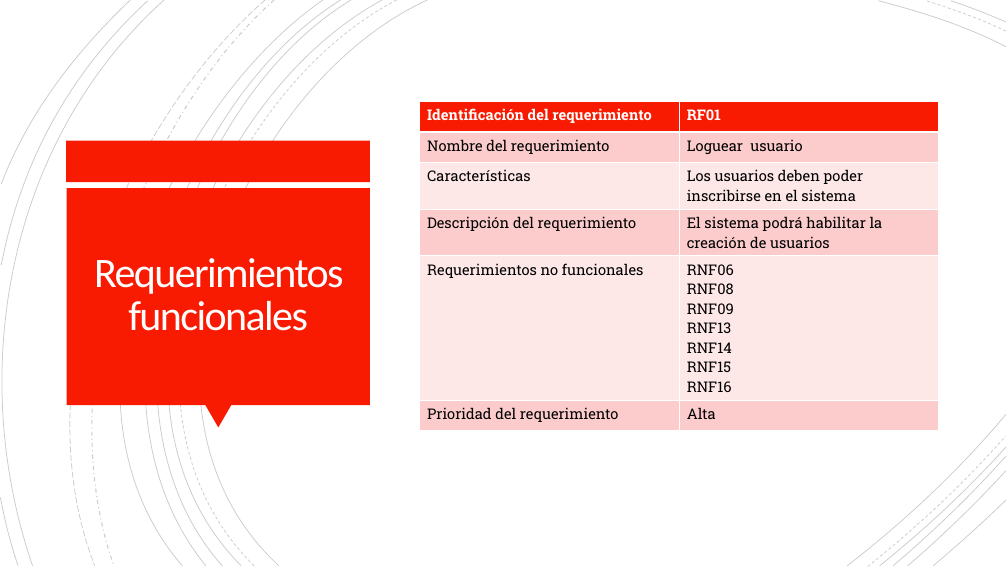
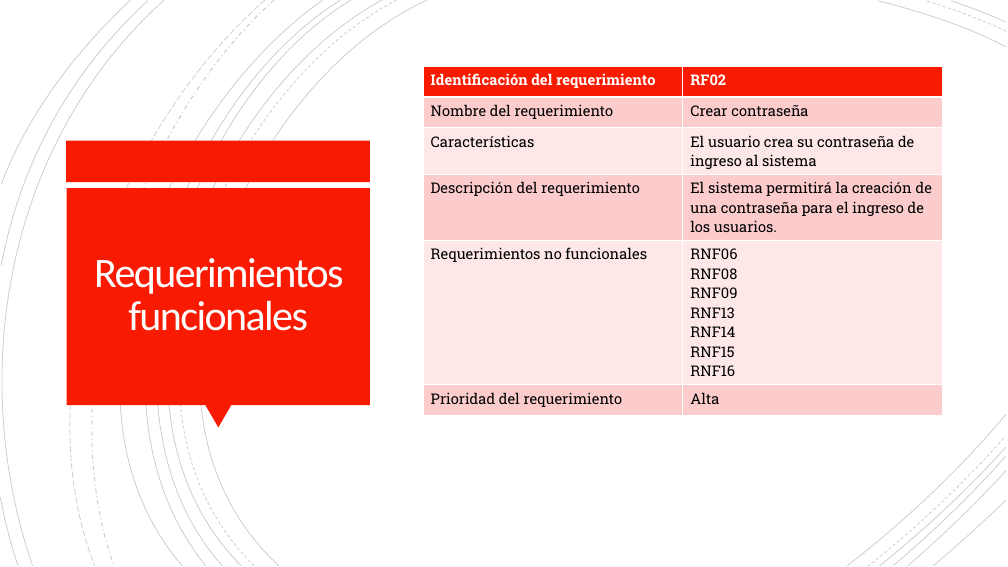
Before and after one commit to Dillan444/PROYECTO_SENA, a slide deck: slide 32 of PLANTEAMIENTO_DEL_PROBLEMA.pptx (slide 31 before the commit). Drawn at 1008x567 pixels with LibreOffice and Linux fonts; fonts in the diff are those of the drawing. Boxes give left, top, right and bottom in pixels: in the first picture for what was removed or moved away, otherwise in the second. Text is boxed around its words. In the diff, an @@ line names an element or a change of style, - is before the commit and + after.

Commit message:
doc:RF_RNF.V11.17/04/2021
Se corrigen los requerimientos funcionales y los no funcionales de acuerdo con las observaciones que se hicieron en la sustentación.

```diff
--- a/PLANTEAMIENTO_DEL_PROBLEMA.pptx
+++ b/PLANTEAMIENTO_DEL_PROBLEMA.pptx
@@ table at (423,67,942,411) @@
-row 1, column 2: RF01
+row 1, column 2: RF02
-row 2, column 2: Loguear usuario
+row 2, column 2: Crear contraseña
-row 3, column 2: Los usuarios deben poder inscribirse en el sistema
+row 3, column 2: El usuario crea su contraseña de ingreso al sistema
-row 4, column 2: El sistema podrá habilitar la creación de usuarios
+row 4, column 2: El sistema permitirá la creación de una contraseña para el ingreso de los usuarios.
@@ table: place and size @@
-table at (420,101,938,426)
+table at (423,67,942,411)
```
Also in this commit, not shown: 8 other slides changed, 21 slides added, 2 slides removed, 1 other file.
